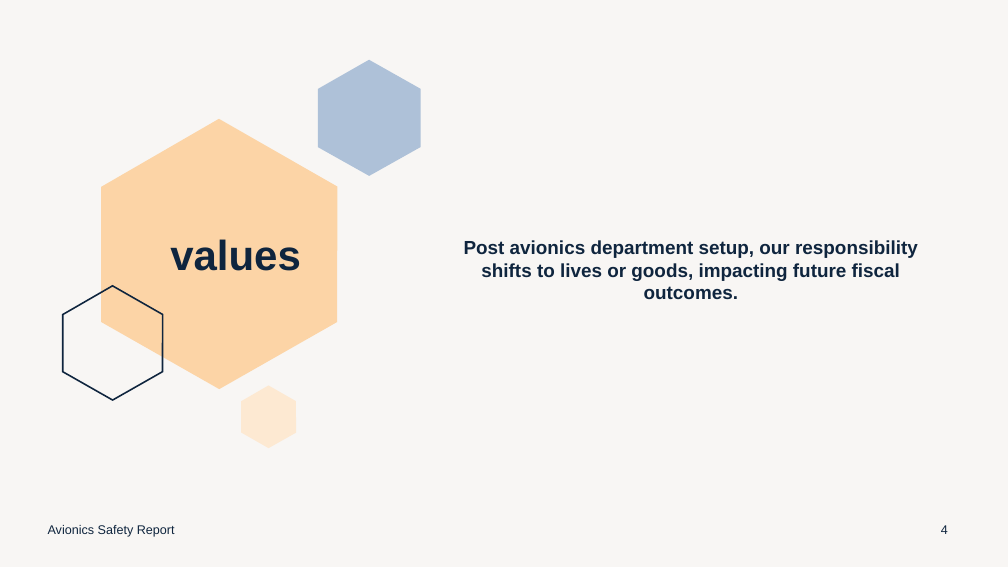
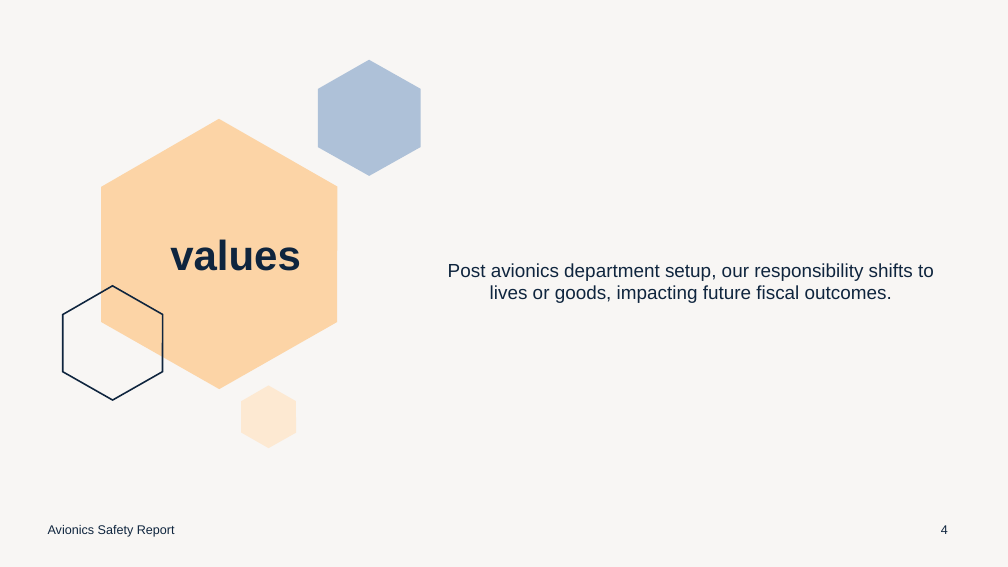
Before and after one commit to falloutb1tch/AvionicSafetyReport, a slide deck: slide 4 of presentation_Slide/Avionics Safety Report.pptx. Drawn at 1008x567 pixels with LibreOffice and Linux fonts; fonts in the diff are those of the drawing. Boxes give left, top, right and bottom in pixels: in the first picture for what was removed or moved away, otherwise in the second. Text is boxed around its words. In the diff, an @@ line names an element or a change of style, - is before the commit and + after.

```diff
--- a/presentation_Slide/Avionics Safety Report.pptx
+++ b/presentation_Slide/Avionics Safety Report.pptx
@@ text "Post avionics department setup, our ..." at (x1=448, y1=263, x2=934, y2=303): bold off @@
```
Also in this commit, not shown: 1 other file.
